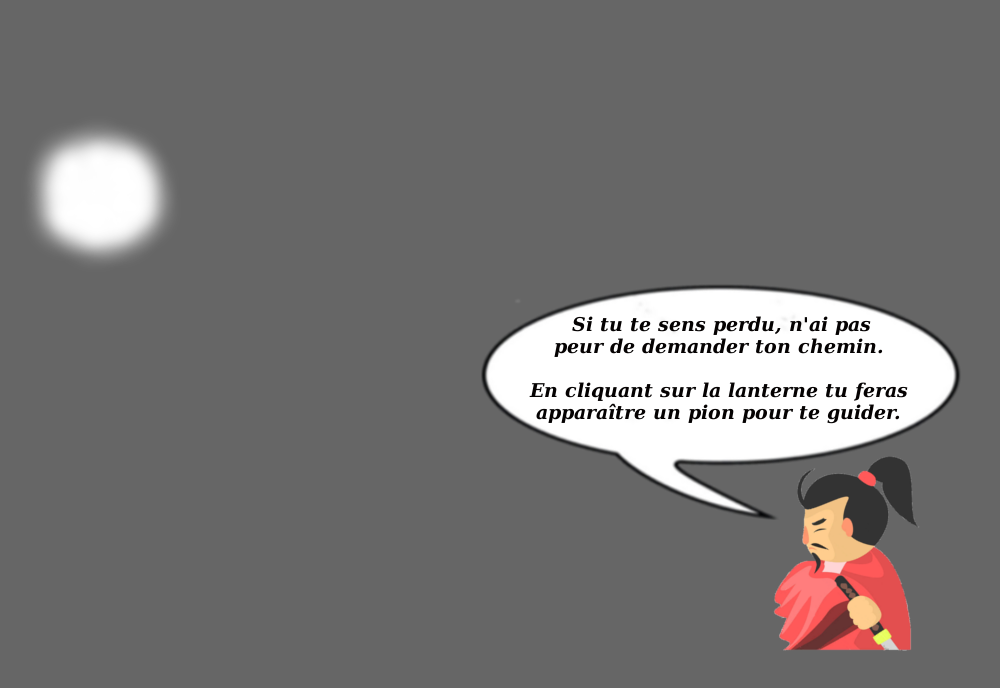
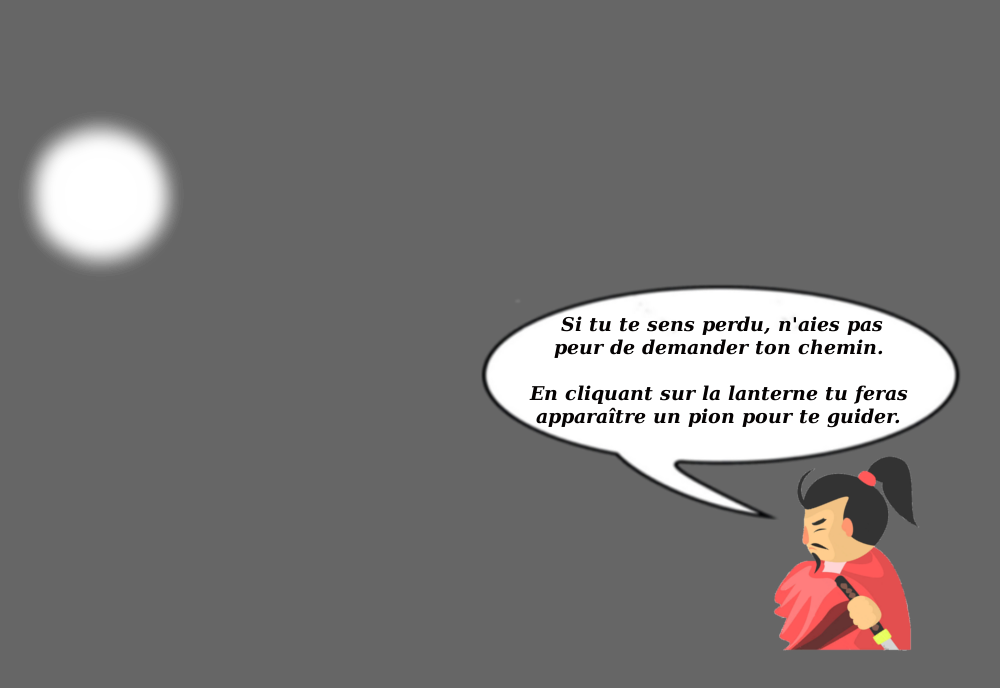
Layer changes from the first 1000 × 688 image to the second:
renamed "Si tu te sens perdu, n'ai pas..." to "Si tu te sens perdu, n'aies p...", painted on it over [529,316,908,428]
painted on "Calque #1" over [18,111,184,277]
